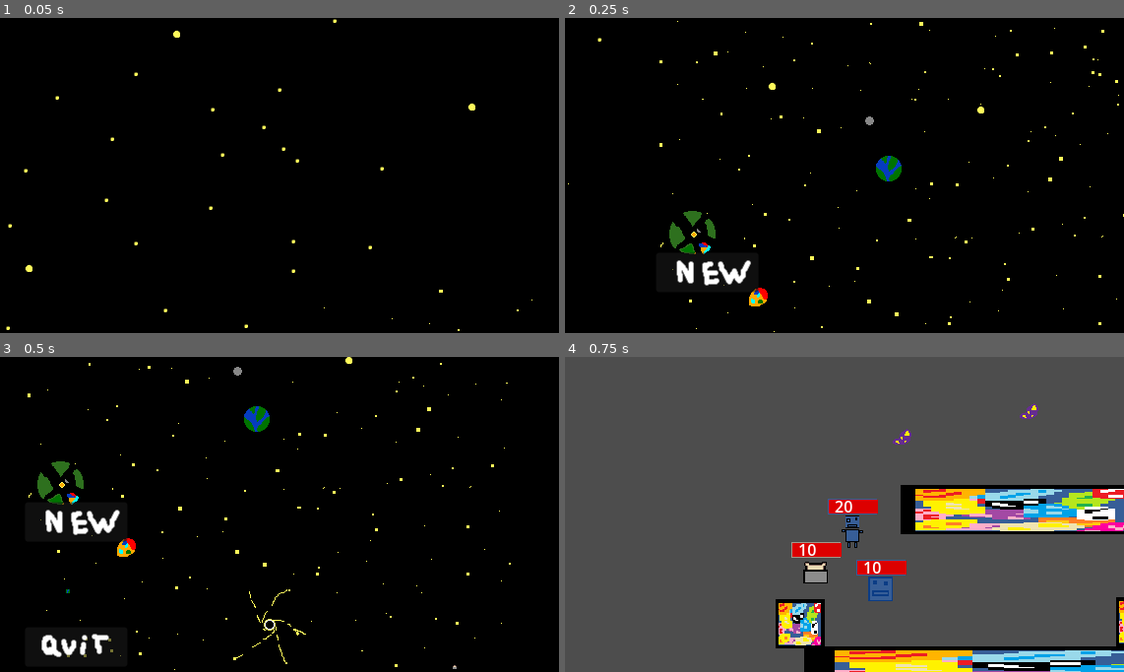
Above: before the commit, frames 1-4 (two rows, left to right).
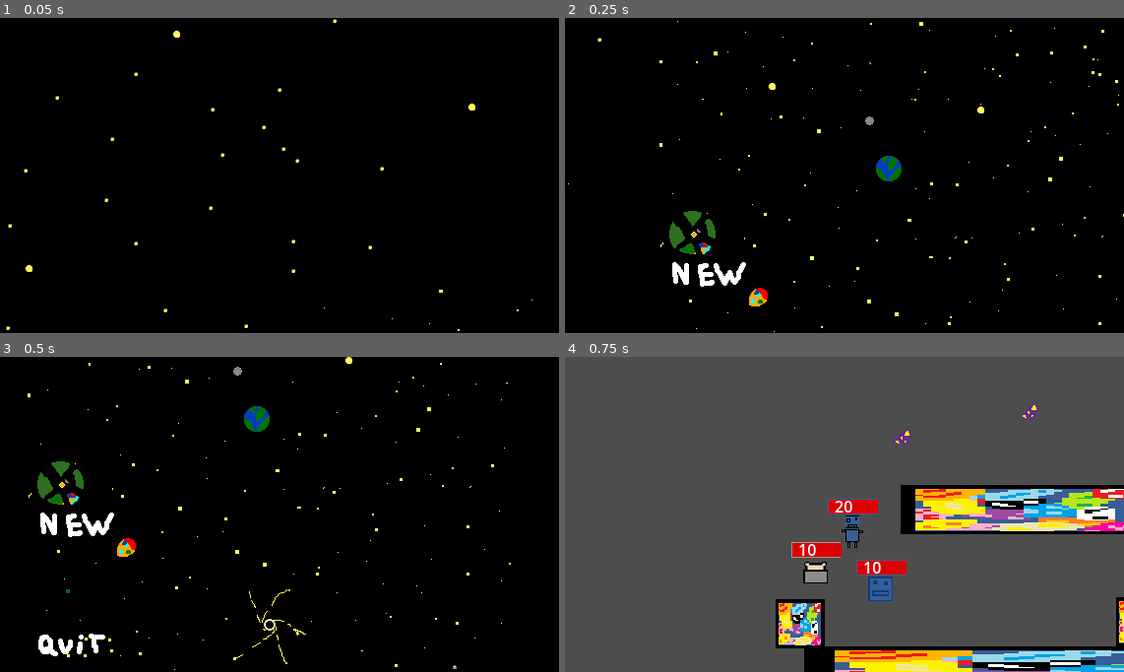
Above: after the commit, the same moments.

Repository: Ksawex4/Block-Jumper-Godot
Game: Godot game, scene res://Scenes/main_screen.tscn
Two runs of this game, one before a commit and one after it. Both use one fixed random seed, a clock stepped at 60 frames per second and the inputs below.
Inputs (mouse positions are in pixels of both pictures, inside the frame that each line leads up to; where the layout moved, square brackets give the same spot in the first picture):
- Up to frame 1 (0.05 s): no input
- Up to frame 2 (0.25 s): no input
- Up to frame 3 (0.5 s): no input
- Up to frame 4 (0.75 s): click (637, 523) [643, 520] at 0.5 s

Frame 1 is identical in both runs. In frame 2, 0.7% of the frame differs, in the area x 19-35%, y 74-88%; in frame 3, 1.2%, in the area x 6-23%, y 45-96%; in frame 4, nothing differs.

Commit message:
main menu buttons now turn yellow when you hover over them

Diff:
--- a/Scenes/main_screen.tscn
+++ b/Scenes/main_screen.tscn
@@ -1,11 +1,27 @@
-[gd_scene load_steps=8 format=3 uid="uid://q7g1uyohqcqa"]
+[gd_scene load_steps=16 format=3 uid="uid://q7g1uyohqcqa"]
 
 [ext_resource type="PackedScene" uid="uid://cgpalpqy07qsb" path="res://Scenes/Objects/smooth_camera.tscn" id="1_wi85j"]
 [ext_resource type="Texture2D" uid="uid://dgnrlrrbgl0re" path="res://Textures/Backgrounds/MainMenu.png" id="2_y1wm0"]
 [ext_resource type="PackedScene" uid="uid://btuf7ucts5n8c" path="res://Scenes/Objects/fency.tscn" id="3_qm5cq"]
 [ext_resource type="Script" uid="uid://c4dd454iwc7xq" path="res://Scripts/main_menu_buttons.gd" id="4_y1wm0"]
-[ext_resource type="Texture2D" uid="uid://cl13uo5msqysn" path="res://Textures/Buttons/Quit0.png" id="5_salsw"]
-[ext_resource type="Texture2D" uid="uid://cnwn7thqgnbbf" path="res://Textures/Buttons/New0.png" id="6_heolw"]
+[ext_resource type="Texture2D" uid="uid://cl13uo5msqysn" path="res://Textures/Buttons/Quit.png" id="5_salsw"]
+[ext_resource type="Texture2D" uid="uid://cnwn7thqgnbbf" path="res://Textures/Buttons/New.png" id="6_heolw"]
+
+[sub_resource type="StyleBoxEmpty" id="StyleBoxEmpty_salsw"]
+
+[sub_resource type="StyleBoxEmpty" id="StyleBoxEmpty_heolw"]
+
+[sub_resource type="StyleBoxEmpty" id="StyleBoxEmpty_057lb"]
+
+[sub_resource type="StyleBoxEmpty" id="StyleBoxEmpty_6xyvr"]
+
+[sub_resource type="StyleBoxEmpty" id="StyleBoxEmpty_8b1if"]
+
+[sub_resource type="StyleBoxEmpty" id="StyleBoxEmpty_kipn8"]
+
+[sub_resource type="StyleBoxEmpty" id="StyleBoxEmpty_ib1yv"]
+
+[sub_resource type="StyleBoxEmpty" id="StyleBoxEmpty_rfxh6"]
 
 [sub_resource type="RectangleShape2D" id="RectangleShape2D_y1wm0"]
 size = Vector2(20, 60)
@@ -25,27 +41,38 @@
 position = Vector2(277, 163)
 gravityDifference = -10
 
-[node name="MainMenuButtons" type="Control" parent="."]
+[node name="Buttons" type="Control" parent="."]
 layout_mode = 3
 anchors_preset = 0
 offset_right = 40.0
 offset_bottom = 40.0
 script = ExtResource("4_y1wm0")
 
-[node name="QuitButton" type="Button" parent="MainMenuButtons"]
+[node name="QuitButton" type="Button" parent="Buttons"]
+texture_filter = 1
 layout_mode = 0
-offset_left = 1.0
-offset_top = 254.0
-offset_right = 69.0
-offset_bottom = 280.0
+offset_left = 2.0
+offset_top = 253.0
+offset_right = 106.0
+offset_bottom = 293.0
+theme_override_colors/icon_hover_color = Color(1, 1, 0, 1)
+theme_override_styles/focus = SubResource("StyleBoxEmpty_salsw")
+theme_override_styles/hover = SubResource("StyleBoxEmpty_heolw")
+theme_override_styles/pressed = SubResource("StyleBoxEmpty_057lb")
+theme_override_styles/normal = SubResource("StyleBoxEmpty_6xyvr")
 icon = ExtResource("5_salsw")
 
-[node name="NewButton" type="Button" parent="MainMenuButtons"]
+[node name="NewButton" type="Button" parent="Buttons"]
+texture_filter = 1
 layout_mode = 0
-offset_left = 1.0
-offset_top = 127.0
-offset_right = 105.0
-offset_bottom = 167.0
+offset_top = 129.0
+offset_right = 104.0
+offset_bottom = 169.0
+theme_override_colors/icon_hover_color = Color(1, 1, 0, 1)
+theme_override_styles/focus = SubResource("StyleBoxEmpty_8b1if")
+theme_override_styles/hover = SubResource("StyleBoxEmpty_kipn8")
+theme_override_styles/pressed = SubResource("StyleBoxEmpty_ib1yv")
+theme_override_styles/normal = SubResource("StyleBoxEmpty_rfxh6")
 icon = ExtResource("6_heolw")
 
 [node name="StaticBody2D" type="StaticBody2D" parent="."]
@@ -58,5 +85,5 @@
 position = Vector2(300, 163)
 shape = SubResource("RectangleShape2D_y1wm0")
 
-[connection signal="pressed" from="MainMenuButtons/QuitButton" to="MainMenuButtons" method="_on_quit_button_pressed"]
-[connection signal="pressed" from="MainMenuButtons/NewButton" to="MainMenuButtons" method="_on_new_button_pressed"]
+[connection signal="pressed" from="Buttons/QuitButton" to="Buttons" method="_on_quit_button_pressed"]
+[connection signal="pressed" from="Buttons/NewButton" to="Buttons" method="_on_new_button_pressed"]
--- a/Scripts/main_menu_buttons.gd
+++ b/Scripts/main_menu_buttons.gd
@@ -4,7 +4,4 @@
 	get_tree().quit()
 
 func _on_new_button_pressed() -> void:
-	call_deferred("changeScene", "res://Scenes/test_room.tscn")
-
-func changeScene(scene):
-	get_tree().change_scene_to_file(scene)
+	get_tree().change_scene_to_file("res://Scenes/test_room.tscn")
Renamed: Textures/Buttons/New0.png -> Textures/Buttons/New.png
Not shown, changed: Textures/Buttons/New.png.import
Binary file removed: Textures/Buttons/New1.png
Not shown, removed: Textures/Buttons/New1.png.import
Renamed: Textures/Buttons/Quit0.png -> Textures/Buttons/Quit.png
Not shown, changed: Textures/Buttons/Quit.png.import
Binary file removed: Textures/Buttons/Quit1.png
Not shown, removed: Textures/Buttons/Quit1.png.import
